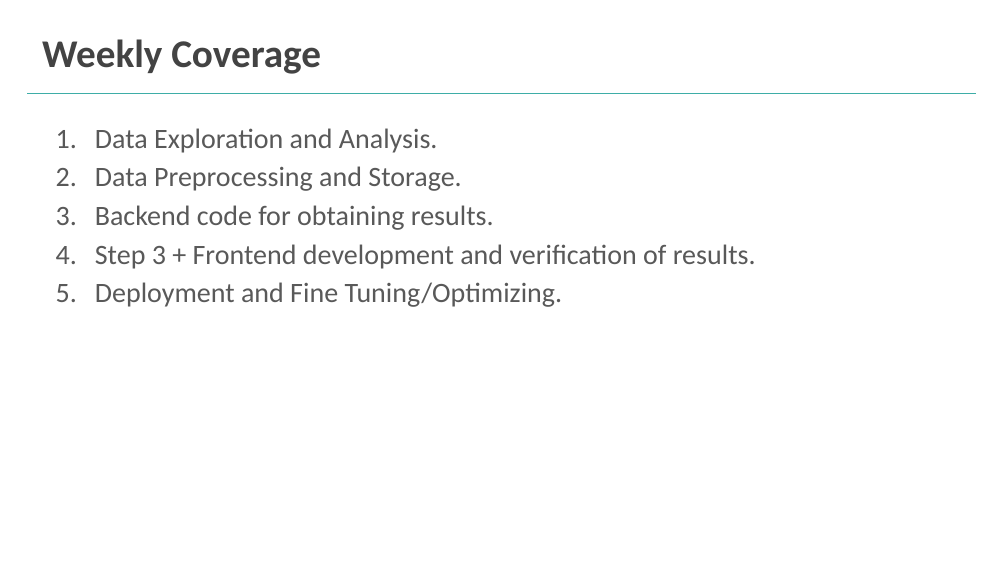
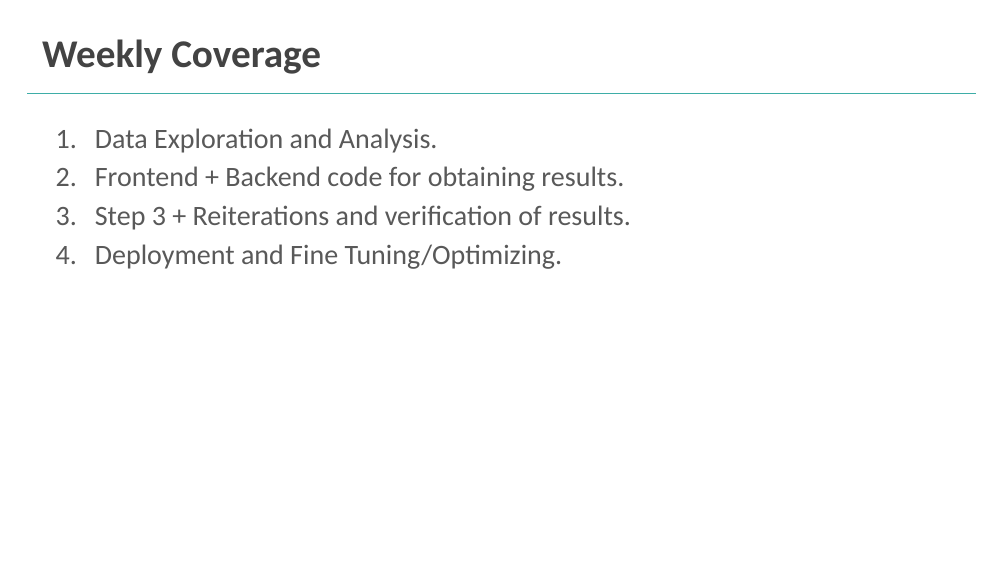
Before and after one commit to ShubhamMT20324/DPM_Project, a slide deck: slide 5 of DPM.pptx. Drawn at 1008x567 pixels with LibreOffice and Linux fonts; fonts in the diff are those of the drawing. Boxes give left, top, right and bottom in pixels: in the first picture for what was removed or moved away, otherwise in the second. Text is boxed around its words. In the diff, an @@ line names an element or a change of style, - is before the commit and + after.

```diff
--- a/DPM.pptx
+++ b/DPM.pptx
@@ text at (95, 166, 631, 230): text changed @@
-2. Data Preprocessing and Storage.
-3. Backend code for obtaining results.
-4. Step 3 + Frontend development and verification of results.
+2. Frontend + Backend code for obtaining results.
+3. Step 3 + Reiterations and verification of results.
```
Also in this commit, not shown: 3 other slides changed.
